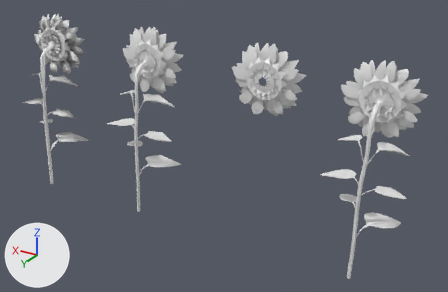
Renders of the Blender file Plants/Sunflower.blend from each side of a commit.
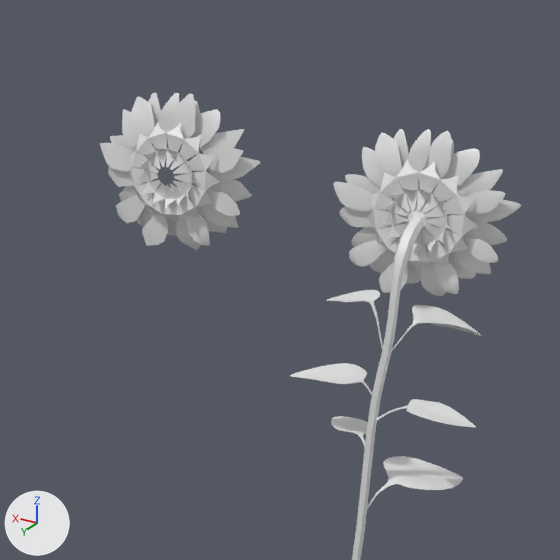
Old and new are each drawn whole from a 50 mm lens placed at (-4.7, 8.86, 6.36), pointed at (0.93, -0.54, 1.66) and again close up on the part from 41% to 100% of the width and 0% to 89% of the height. The axes (+X, +Y, +Z) are drawn at lower left. The lights are the same throughout. Objects named as collision shapes, trigger or cutter boxes, shadow casters or lower levels of detail are left out.

Names of what the first close-up shows: 'Leaf_3_LOD0', 'Leaf_5_LOD0', 'Leaf_6_LOD0', 'Pellet.007', 'Pellet.008', 'Pellet_2_LOD1', 'Pellet_LOD1', 'Petals_001_LOD0', 'Petals_2_LOD1', 'Petals_Front_LOD1', 'Petals_LOD0', 'Stem_LOD0'.
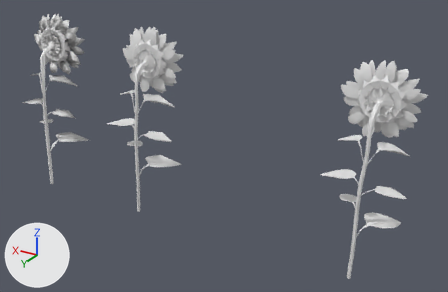
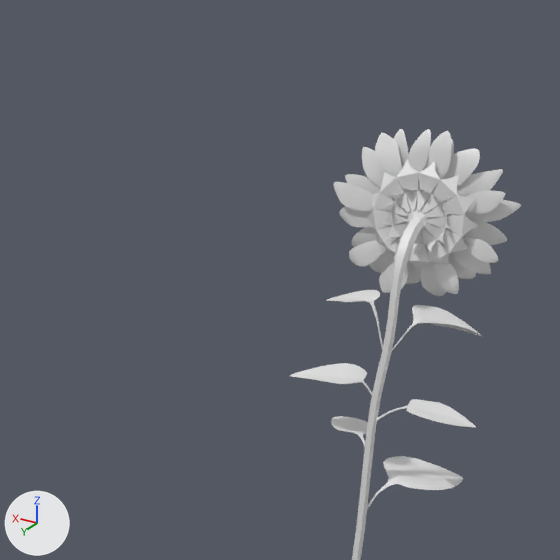
Patch to the scene script:
```diff
--- a/Plants/Sunflower.blend.py
+++ b/Plants/Sunflower.blend.py
@@ ob_petals_2_lod1 @@
-ob_petals_2_lod1 = bpy.data.objects.new('Petals_2_LOD1', me_circle_003)
-ob_petals_2_lod1.location = (0.054, -0.504, 3.078)
@@ ob_petals_front_lod1 @@
-ob_petals_front_lod1 = bpy.data.objects.new('Petals_Front_LOD1', me_circle_001)
-ob_petals_front_lod1.location = (0.027, -0.491, 3.151)
@@ ob_pellet_lod1 @@
-ob_pellet_lod1 = bpy.data.objects.new('Pellet_LOD1', me_beziercurve_002)
-ob_pellet_lod1.location = (0.019, -0.335, 3.149)
@@ ob_pellet_2_lod1 @@
-ob_pellet_2_lod1 = bpy.data.objects.new('Pellet_2_LOD1', me_beziercurve_004)
-ob_pellet_2_lod1.location = (0.019, -0.448, 3.149)
```

Where the change shows, as pixel boxes (x1, y1, x2, y2) in the close-ups (560 x 560 px):
'Petals_Front_LOD1', deleted: before (108, 92, 260, 250)
'Petals_2_LOD1', deleted: before (100, 93, 244, 246)
'Pellet_2_LOD1', deleted: before (129, 122, 220, 222)
'Pellet_LOD1', deleted: before (136, 147, 192, 208)
'Sunflower_LOD0', unchanged, uncovered by the edit: after (289, 129, 521, 560)
'Petals_LOD0', unchanged, covered by the edit: before (339, 129, 521, 296)
'Petals_001_LOD0', unchanged, covered by the edit: before (334, 131, 506, 294)
'Pellet.008', unchanged, covered by the edit: before (368, 160, 478, 268)
